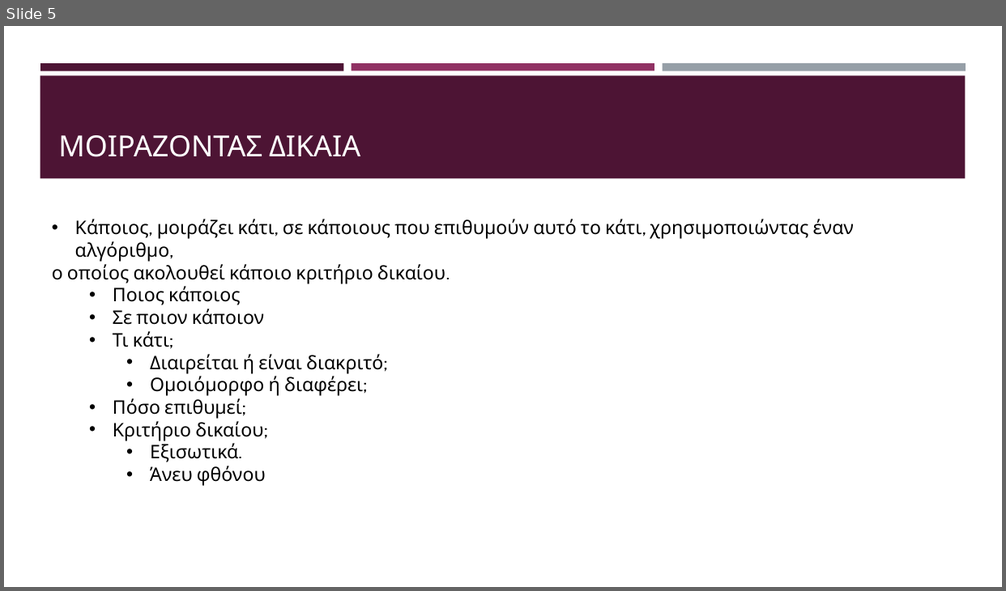
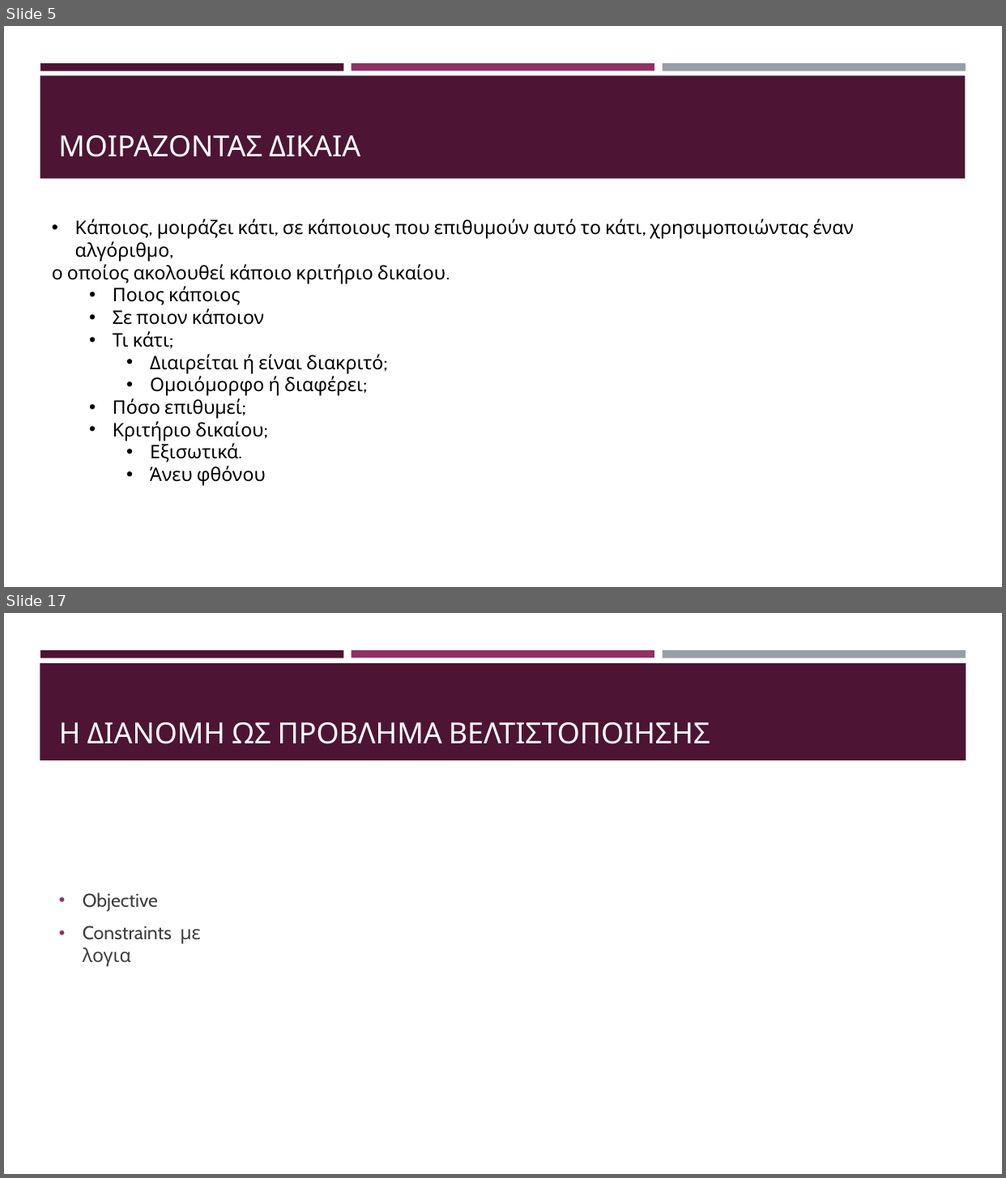
Before and after one commit to kwpap/Diplomatiki_kwpap_step_1, a slide deck: Thesis/Παρουσίαση.pptx. Shown one above the other, each under a label of ours: slide 5 before the commit, slides 5 and 17 after it; the slides between them are not shown. The pictures are 1006x591 and 1006x1178 pixels, drawn with LibreOffice and Linux fonts; fonts in the diff are those of the drawing. Boxes give left, top, right and bottom in pixels: in the first picture for what was removed or moved away, otherwise in the second. Text is boxed around its words. In the diff, an @@ line names an element or a change of style, - is before the commit and + after.

```diff
--- a/Thesis/Παρουσίαση.pptx
+++ b/Thesis/Παρουσίαση.pptx
@@ slide 17 added at (4, 613, 1002, 1174), background #FFFFFF; not listed: 3 template elements that a slide beside it also shows @@
@@ rectangle added at (40, 663, 966, 760), fill #4D1434 @@
@@ title added at (59, 722, 710, 744), 28 pt, text #FFFFFF @@
+Η ΔΙΑΝΟΜΗ ΩΣ ΠΡΟΒΛΗΜΑ ΒΕΛΤΙΣΤΟΠΟΙΗΣΗΣ
@@ text added at (83, 892, 200, 967), 18 pt, text #3D3D3D @@
+• Objective
+• Constraints με λογια
```
Also in this commit, not shown: 3 slides changed, 17 other slides added, 1 other file.
